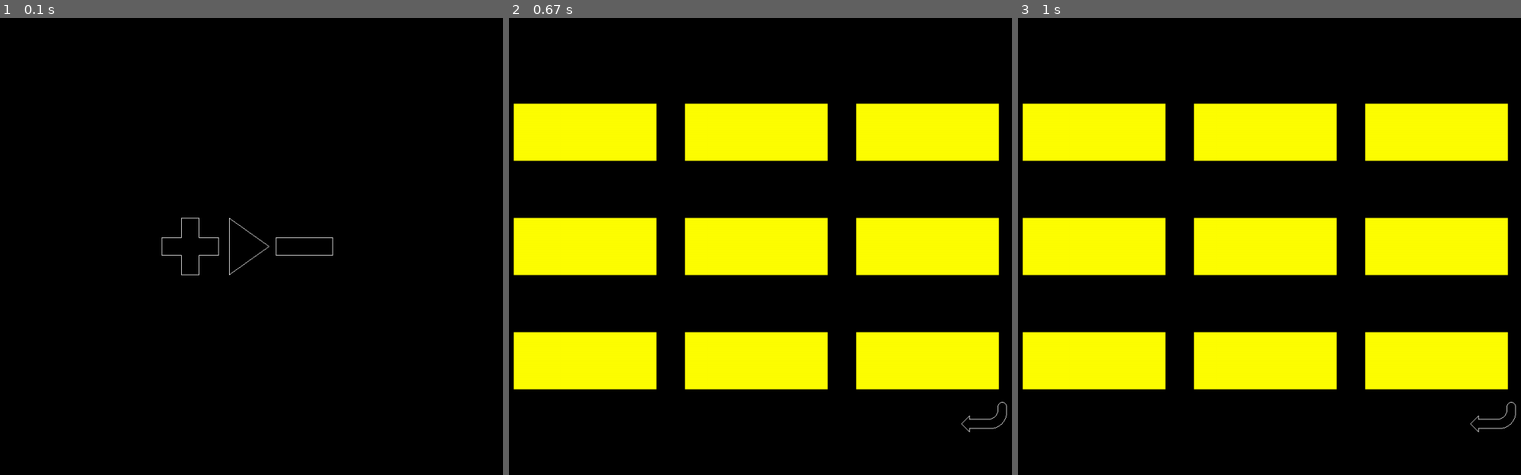
Above: before the commit, frames 1-3 (left to right).
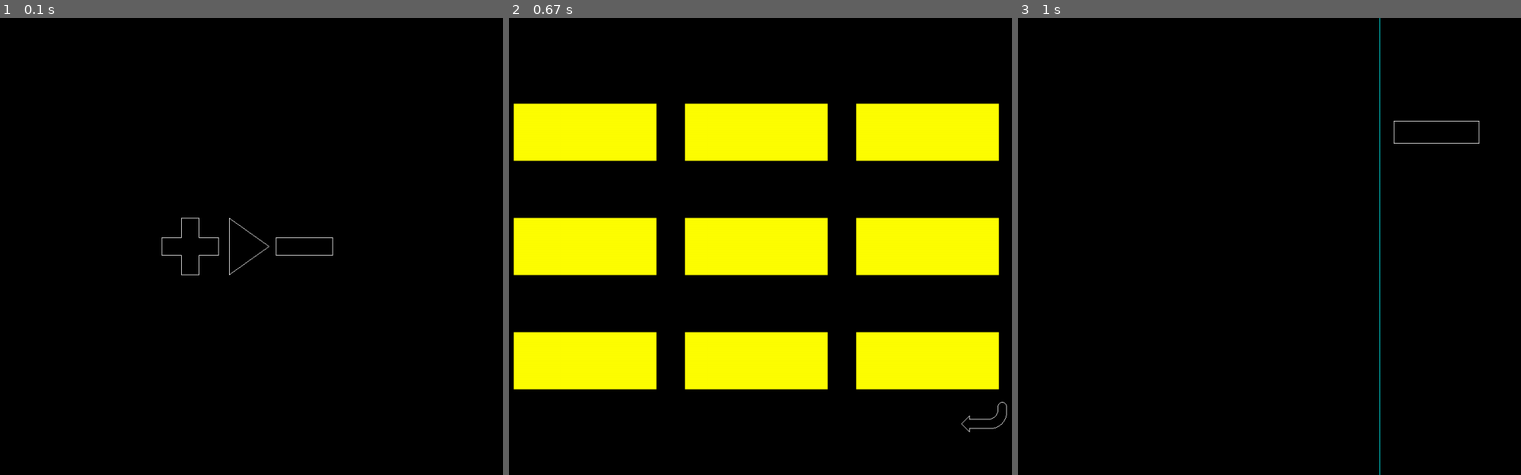
Above: after the commit, the same moments.

Repository: Husaamuddeen/COMPUTERSCIENCE
Game: pygame game, started from project/main.py
Two runs of this game, one before a commit and one after it. Both use one fixed random seed, a clock stepped at 60 frames per second and the inputs below.
Inputs (mouse positions are in pixels of both pictures, inside the frame that each line leads up to):
- Up to frame 1 (0.1 s): no input
- Up to frame 2 (0.67 s): click (755, 246) at 0.38 s
- Up to frame 3 (1 s): press the mouse at (1435, 360) at 0.7 s; move the mouse to (1234, 246) at 0.8 s; release the mouse at (1033, 136) at 0.93 s

Frames 1-2 are identical in both runs. In frame 3, 33% of the frame differs, in the area x 0-100%, y 0-100%.

Commit message:
inputbox

Diff:
--- a/project/main.py
+++ b/project/main.py
@@ -3,17 +3,14 @@
 import time
 
 class InputBox:
-    def __init__(self, inHeight, inWidth, inColour):
-        self.height = height
-        self.width = width
-        self.colour = colour
-
-
-    def move(self):
-        mouse_pos = pygame.mouse.get_pos()
-        if buttonrec.collidepoint((mouse_pos)):
-            if pygame.mouse.get_pressed()[0]:
-                print('maths')
+    def __init__(self, _centre,_text):
+        self.centre = _centre
+        self.text = _text
+        self.selected = False
+        self.surface = pygame.image.load('project\images\inputBox.png')
+        self.rect = self.surface.get_rect(center = self.centre)
+    def type(self,_character):
+        self.text = self.text + _character
 
 #class to hold all the data about a triangle: sides, angles, area, perimeter
 class Triangle:
@@ -80,8 +77,6 @@
                 exit()
 
         #update surfaces
-        screen.blit(buttons[0].surface, buttons[0].rect)
-
         #check for mouse collisions and mouse presses
         mouse_pos = pygame.mouse.get_pos()
         for i in range(len(buttons)):
@@ -94,7 +89,7 @@
                         case 1:
                             modules()
                         case 2:
-                            print('settings')
+                            print('saves')
 
         pygame.display.update()
         clock.tick(60)
@@ -117,7 +112,34 @@
                 exit()
 
         #update surfaces
-        screen.blit(buttons[0].surface, buttons[0].rect)
+        #check for mouse collisions and mouse presses
+        mouse_pos = pygame.mouse.get_pos()
+        for i in range(len(buttons)):
+            screen.blit(buttons[i].surface, buttons[i].rect)
+            if buttons[i].rect.collidepoint((mouse_pos)):
+                if pygame.mouse.get_pressed()[0]:
+                    match i:
+                        case 0:
+                            triangle()
+                        case 1:
+                            print('modules')
+                        case 9:
+                            mainMenu()
+
+        pygame.display.update()
+        clock.tick(60)
+
+def triangle():
+    screen.fill('black')
+    pygame.draw.line(screen,'cyan',(800,0),(800,800))
+
+    buttons= []
+    inputBoxes = [InputBox((900,200),'00')]
+    while True:
+        for event in pygame.event.get():
+            if event.type == pygame.QUIT:
+                pygame.quit()
+                exit()
 
         #check for mouse collisions and mouse presses
         mouse_pos = pygame.mouse.get_pos()
@@ -129,9 +151,12 @@
                         case 0:
                             print('options')
                         case 1:
-                            print('modules')
-                        case 9:
-                            mainMenu()
+                            modules()
+                        case 2:
+                            print('saves')
+        for i in range(len(inputBoxes)):
+            screen.blit(inputBoxes[i].surface,inputBoxes[i].rect)
+
 
         pygame.display.update()
         clock.tick(60)
Binary file added: project/images/inputBox.png
